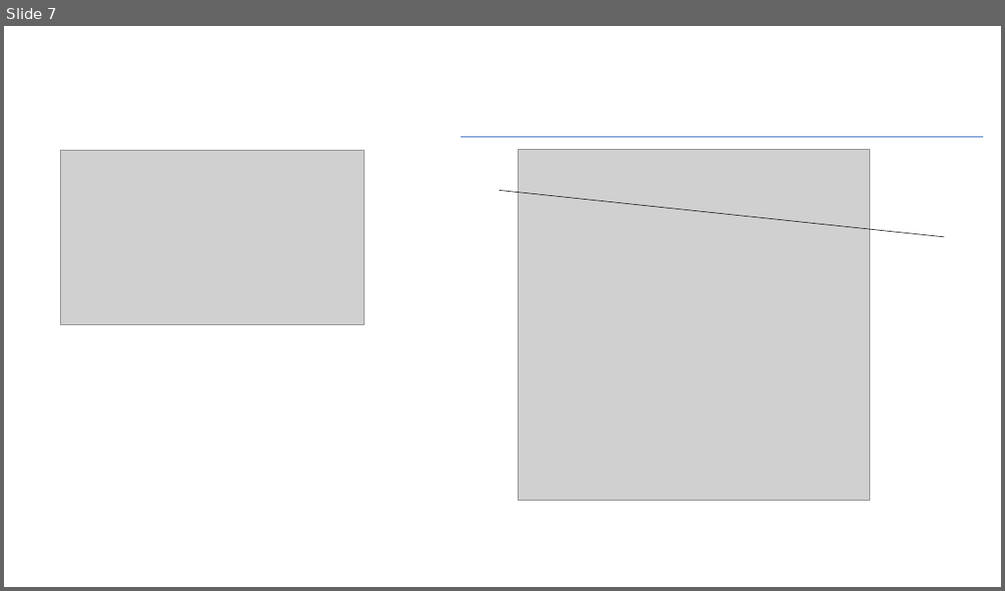
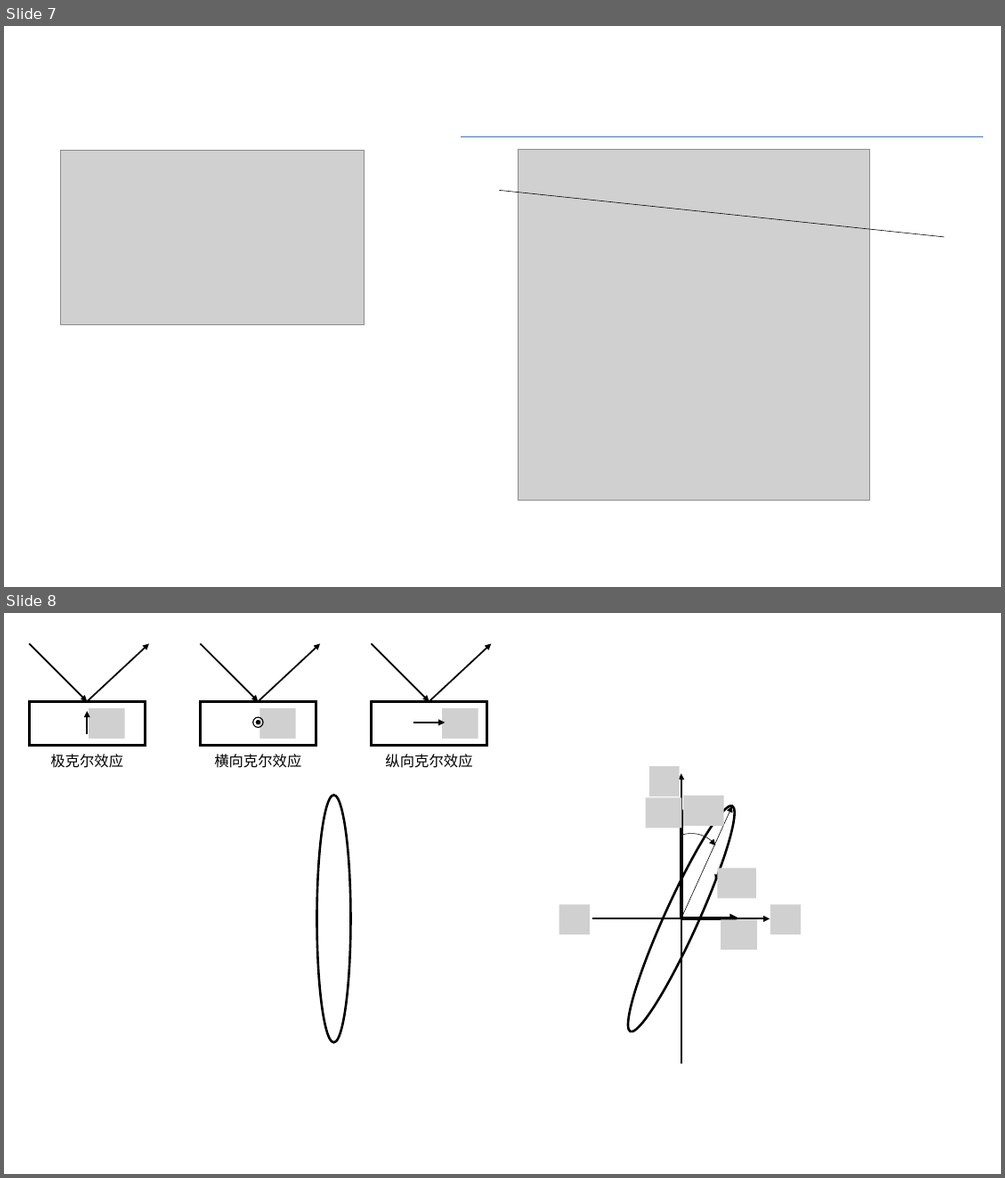
Before and after one commit to PhyM73/ModernExperimentI, a slide deck: Pic.pptx. Shown one above the other, each under a label of ours: slide 7 before the commit, slides 7 and 8 after it. The pictures are 1005x591 and 1005x1178 pixels, drawn with LibreOffice and Linux fonts; fonts in the diff are those of the drawing; grey boxes stand for pictures. Boxes give left, top, right and bottom in pixels: in the first picture for what was removed or moved away, otherwise in the second. Text is boxed around its words. In the diff, an @@ line names an element or a change of style, - is before the commit and + after.

```diff
--- a/Pic.pptx
+++ b/Pic.pptx
@@ slide 8 added at bbox=[4, 613, 1001, 1174], background #FFFFFF @@
@@ group added at bbox=[30, 643, 492, 768]: 8 arrows, 3 rectangles, 3 pictures, 3 texts, 2 ellipses @@
+极克尔效应
+横向克尔效应
+纵向克尔效应
@@ ellipse added at bbox=[317, 795, 351, 1042], outline #000000 2.25 pt @@
@@ group added at bbox=[559, 766, 801, 1064]: 7 pictures, 5 arrows, 2 arc (boxed as its full ellipse)s, 1 ellipse @@
```
Also in this commit, not shown: 17 other files.
